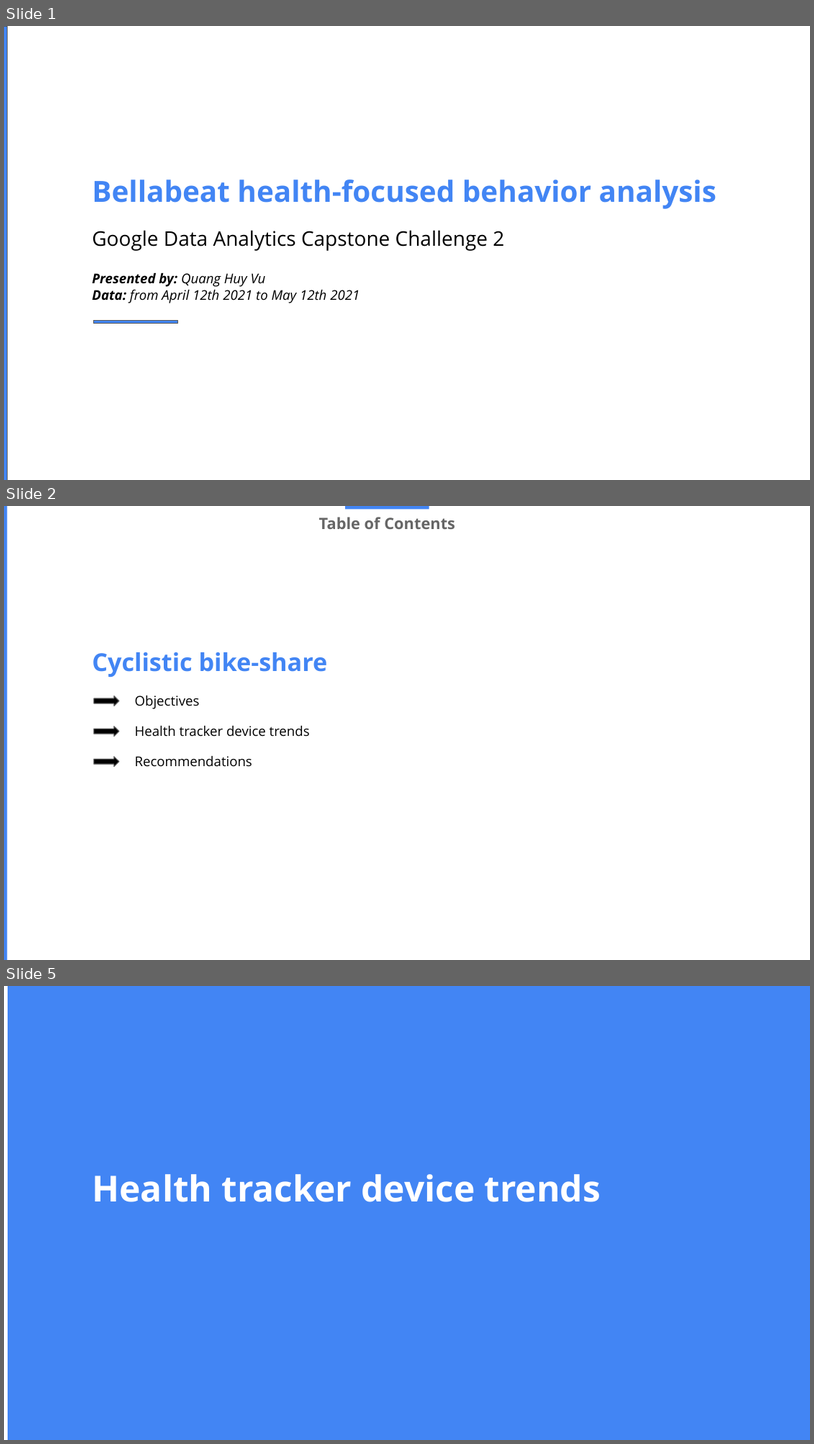
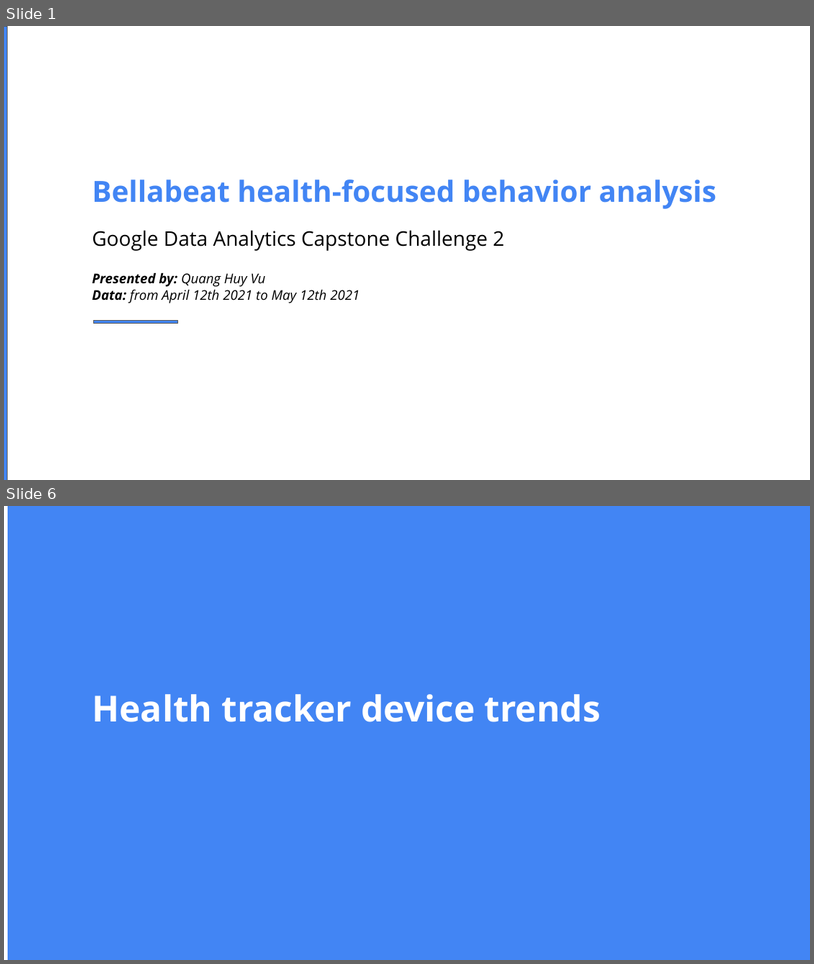
Before and after one commit to huyvuintech/gda-capstone-projects, a slide deck: Challenge2_GDACapstoneProject_Bellabeat_202209.pptx. Shown one above the other, each under a label of ours: slides 1, 2 and 5 before the commit, slides 1 and 6 after it; the slides between them are not shown. The pictures are 814x1444 and 814x964 pixels, drawn with LibreOffice and Linux fonts; fonts in the diff are those of the drawing. Boxes give left, top, right and bottom in pixels: in the first picture for what was removed or moved away, otherwise in the second. Text is boxed around its words. In the diff, an @@ line names an element or a change of style, - is before the commit and + after.

```diff
--- a/Challenge2_GDACapstoneProject_Bellabeat_202209.pptx
+++ b/Challenge2_GDACapstoneProject_Bellabeat_202209.pptx
@@ slide 2 removed at [4,506,810,960], background #FFFFFF @@
@@ rectangle removed at [4,506,7,960] @@
@@ text removed at [319,517,455,529] @@
-Table of Contents
@@ rectangle removed at [345,506,429,509] @@
@@ text removed at [92,652,328,677] @@
-Cyclistic bike-share
@@ right arrow removed at [93,695,118,705] @@
@@ text removed at [135,695,200,709] @@
-Objectives
@@ right arrow removed at [93,726,118,736] @@
@@ text removed at [135,725,310,736] @@
-Health tracker device trends
@@ right arrow removed at [93,756,118,766] @@
@@ text removed at [135,756,252,767] @@
-Recommendations
@@ what was slide 5 is now slide 6 @@
```
Also in this commit, not shown: 3 slides changed, 3 slides added, 1 other slide removed.
